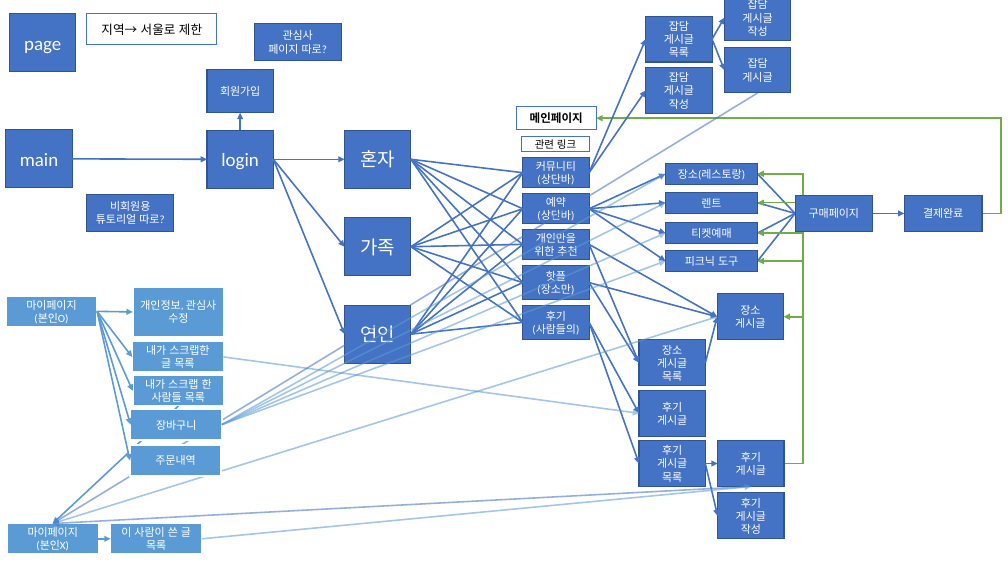
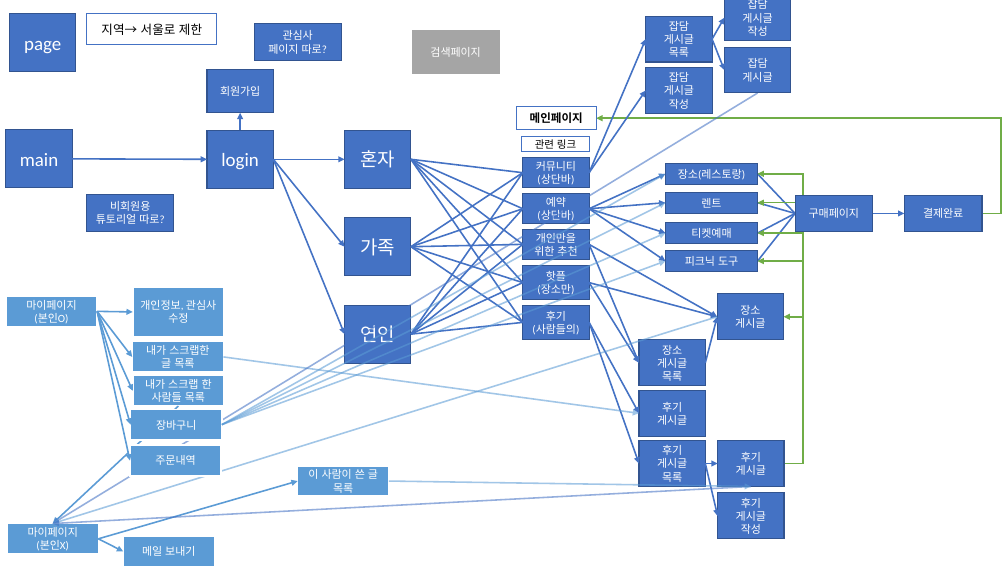
Before and after one commit to Dingadung/JangProject, a slide deck: slide 2 of 프로젝트 전체 윤곽 잡기.pptx. Drawn at 1008x567 pixels with LibreOffice and Linux fonts; fonts in the diff are those of the drawing. Boxes give left, top, right and bottom in pixels: in the first picture for what was removed or moved away, otherwise in the second. Text is boxed around its words. In the diff, an @@ line names an element or a change of style, - is before the commit and + after.

```diff
--- a/프로젝트 전체 윤곽 잡기.pptx
+++ b/프로젝트 전체 윤곽 잡기.pptx
@@ rectangle added at [411,29,501,76], fill #A5A5A5, outline #FFFFFF 1.5 pt, 10.5 pt, text #FFFFFF @@
+검색페이지
@@ rectangle "이 사람이 쓴 글": place and size @@
-rectangle "이 사람이 쓴 글" at [110,523,202,554]
+rectangle "이 사람이 쓴 글" at [298,466,389,496]
@@ arrow moved from (98, 539) - (110, 539) to (98, 539) - (298, 481) @@
@@ arrow moved from (202, 539) - (751, 487) to (389, 481) - (751, 487) @@
@@ arrow added from (98, 539) to (123, 551), #5B9BD5 1.5 pt @@
@@ rectangle added at [123,536,215,566], fill #5B9BD5, outline #FFFFFF 1.5 pt, 10.5 pt, text #FFFFFF @@
+메일 보내기
```
Also in this commit, not shown: 2 slides added, 3 other files.
